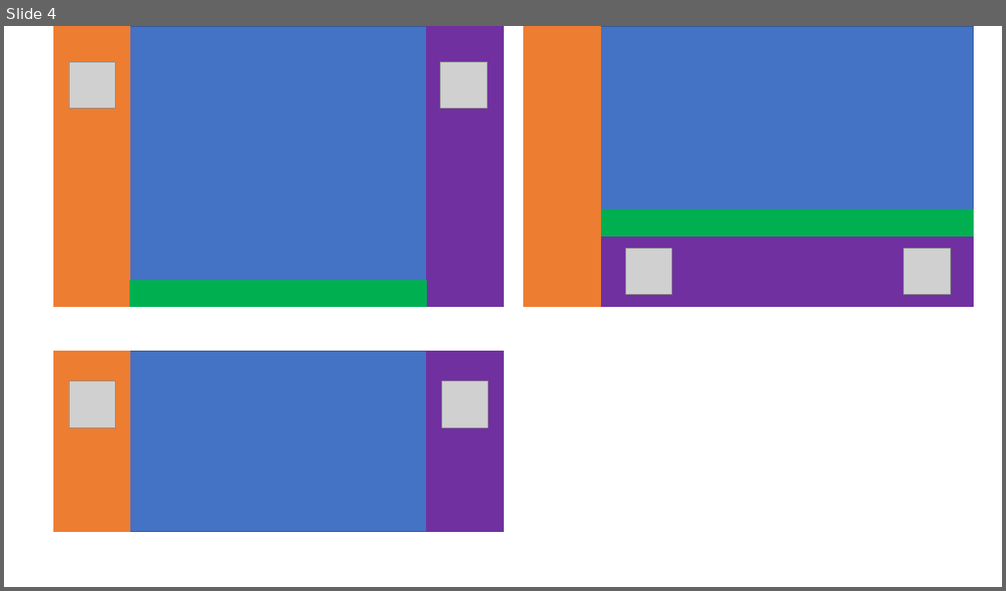
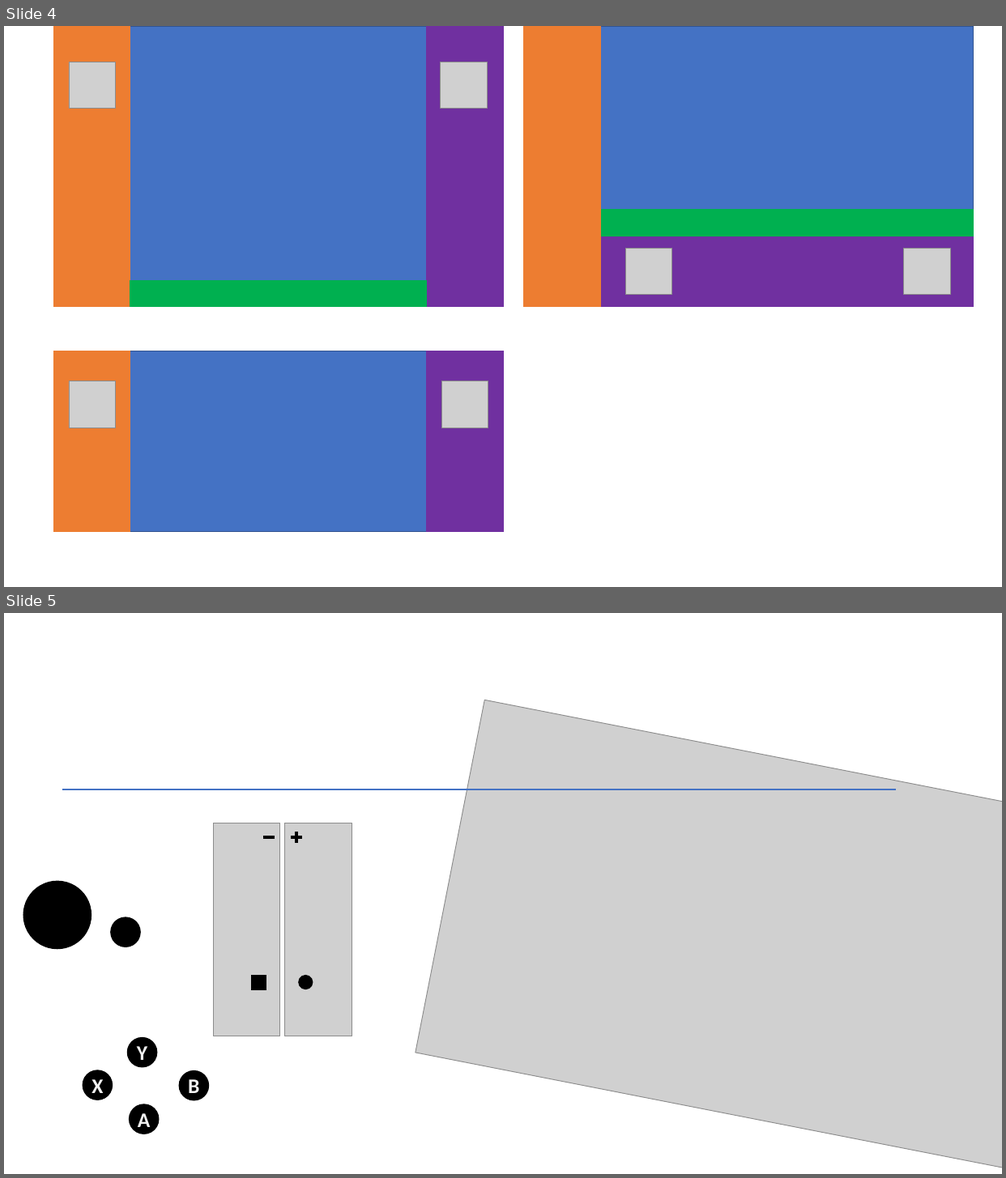
Before and after one commit to ANCrowther/BewareApp, a slide deck: Beware/Content/designs.pptx. Shown one above the other, each under a label of ours: slide 4 before the commit, slides 4 and 5 after it. The pictures are 1006x591 and 1006x1178 pixels, drawn with LibreOffice and Linux fonts; fonts in the diff are those of the drawing; grey boxes stand for pictures. Boxes give left, top, right and bottom in pixels: in the first picture for what was removed or moved away, otherwise in the second. Text is boxed around its words. In the diff, an @@ line names an element or a change of style, - is before the commit and + after.

```diff
--- a/Beware/Content/designs.pptx
+++ b/Beware/Content/designs.pptx
@@ slide 5 added at [4, 613, 1002, 1174], background #FFFFFF @@
@@ picture added at [415, 700, 1002, 1174] @@
@@ line added from (62, 790) to (897, 790), #4472C4 1.5 pt @@
@@ picture added at [214, 824, 280, 1037] @@
@@ picture added at [285, 824, 352, 1037] @@
@@ line added from (263, 837) to (275, 837), #000000 3 pt @@
@@ line added from (292, 837) to (303, 837), #000000 3 pt @@
@@ line added from (296, 833) to (296, 844), #000000 3 pt @@
@@ ellipse added at [23, 882, 91, 949], fill #000000, outline #000000 1 pt @@
@@ ellipse added at [111, 918, 140, 947], fill #000000, outline #000000 1 pt @@
@@ rectangle added at [252, 975, 266, 990], fill #000000, outline #000000 1 pt @@
@@ ellipse added at [299, 975, 313, 989], fill #000000, outline #000000 1 pt @@
@@ ellipse added at [127, 1038, 157, 1067], fill #000000, outline #000000 1 pt @@
@@ text added at [137, 1046, 147, 1060], 20 pt, text #F2F2F2, bold @@
+Y
@@ ellipse added at [83, 1071, 112, 1100], fill #000000, outline #000000 1 pt @@
@@ ellipse added at [179, 1071, 208, 1101], fill #000000, outline #000000 1 pt @@
@@ text added at [91, 1080, 103, 1093], 20 pt, text #F2F2F2, bold @@
+X
@@ text added at [188, 1080, 199, 1093], 20 pt, text #F2F2F2, bold @@
+B
@@ ellipse added at [129, 1105, 158, 1134], fill #000000, outline #000000 1 pt @@
@@ text added at [138, 1114, 151, 1127], 20 pt, text #F2F2F2, bold @@
+A
```
Also in this commit, not shown: 1 slide changed, 28 other files.
